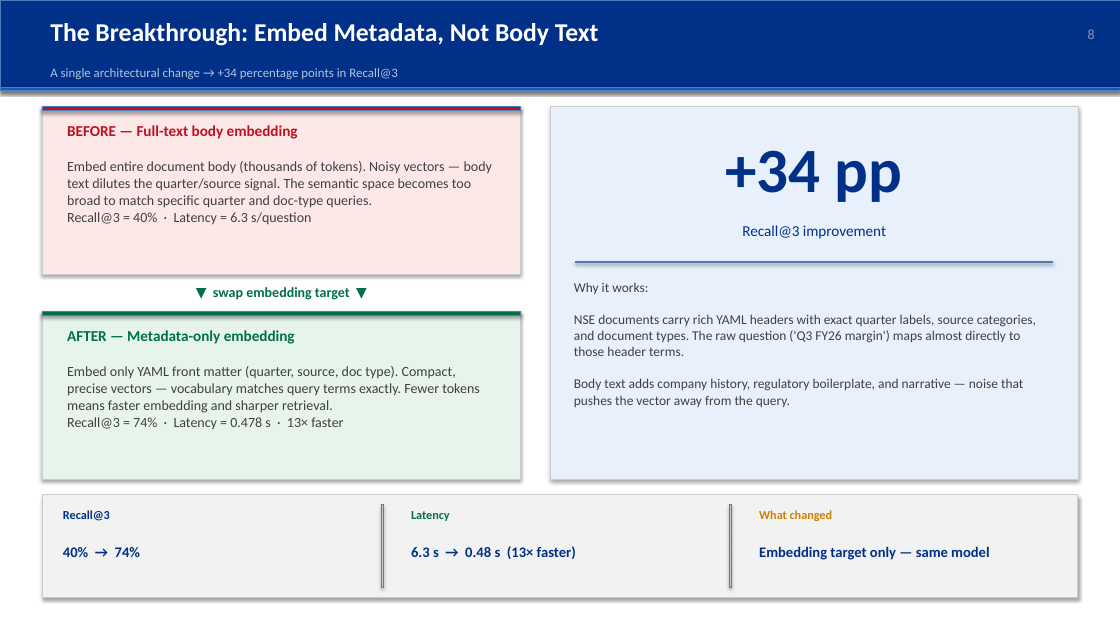
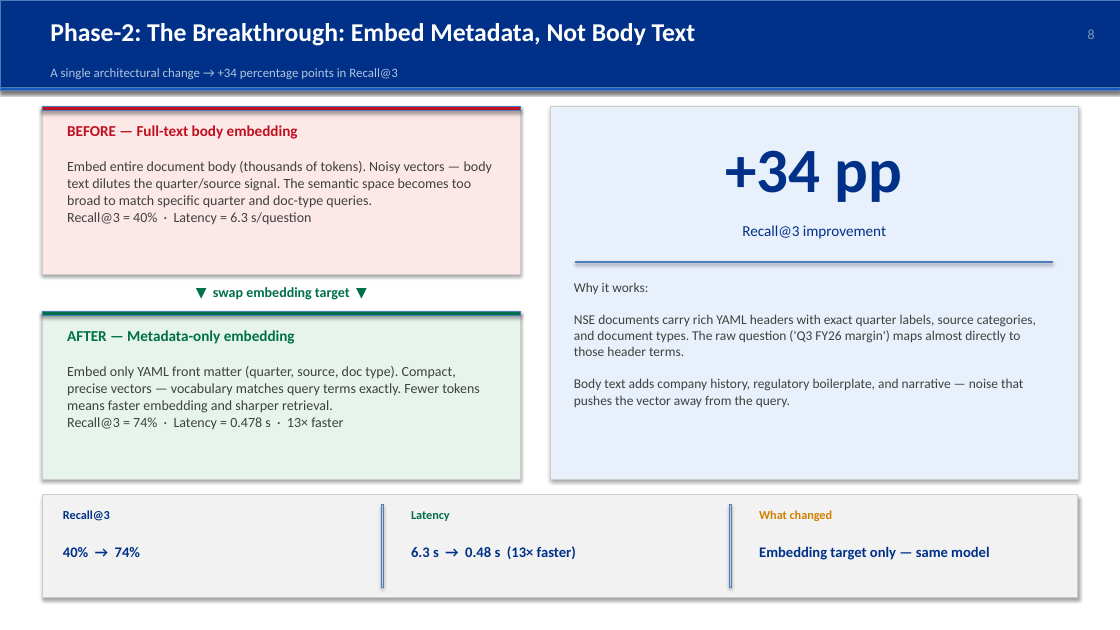
Before and after one commit to nandypi/Group-6-DS-and-AI-Lab-Project, a slide deck: slide 8 of Slides/DSAI_Team_6_Final_Presentation.pptx. Drawn at 1120x630 pixels with LibreOffice and Linux fonts; fonts in the diff are those of the drawing. Boxes give left, top, right and bottom in pixels: in the first picture for what was removed or moved away, otherwise in the second. Text is boxed around its words. In the diff, an @@ line names an element or a change of style, - is before the commit and + after.

```diff
--- a/Slides/DSAI_Team_6_Final_Presentation.pptx
+++ b/Slides/DSAI_Team_6_Final_Presentation.pptx
@@ text at (x1=50, y1=23, x2=696, y2=46): text changed @@
-The Breakthrough: Embed Metadata, Not Body Text
+Phase-2: The Breakthrough: Embed Metadata, Not Body Text
```
Also in this commit, not shown: 9 other slides changed.
